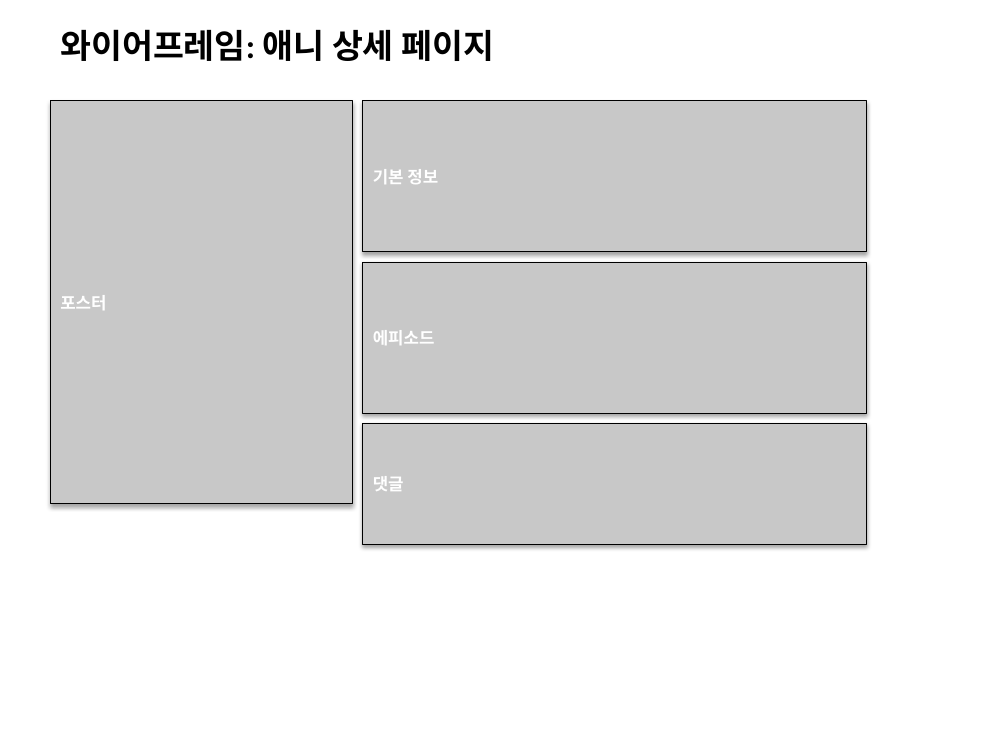
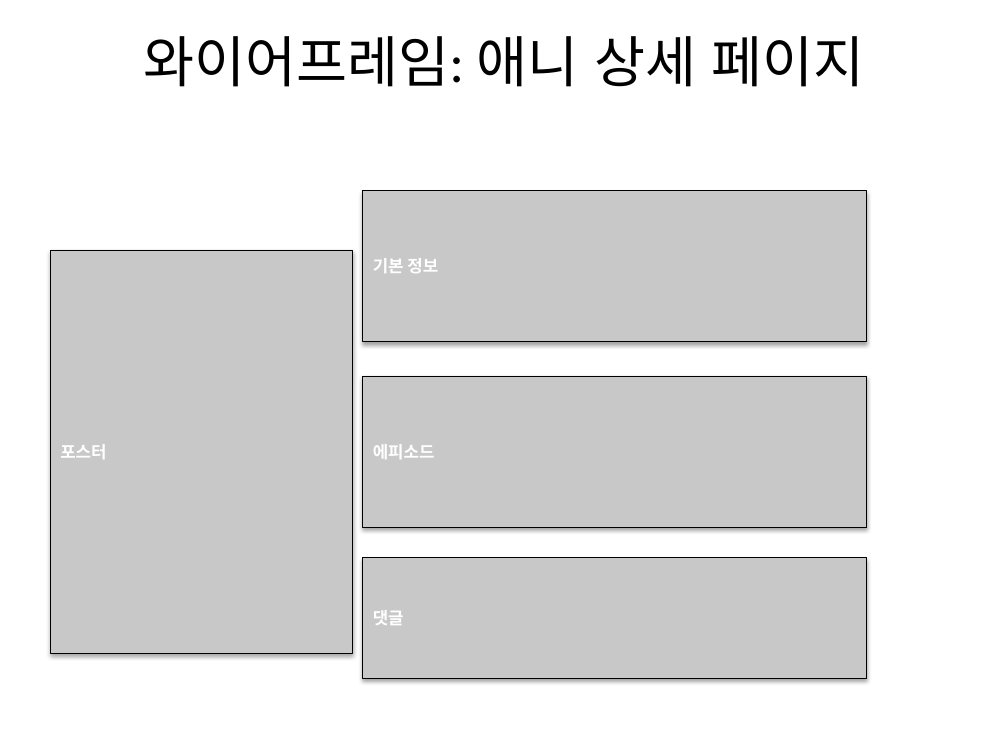
Before and after one commit to woghdqkr/resume, a slide deck: slide 8 of Screen Design.pptx (slide 9 before the commit). Drawn at 1008x756 pixels with LibreOffice and Linux fonts; fonts in the diff are those of the drawing. Boxes give left, top, right and bottom in pixels: in the first picture for what was removed or moved away, otherwise in the second. Text is boxed around its words. In the diff, an @@ line names an element or a change of style, - is before the commit and + after.

```diff
--- a/Screen Design.pptx
+++ b/Screen Design.pptx
@@ title "와이어프레임: 애니 상세 페이지": place and size @@
-title "와이어프레임: 애니 상세 페이지" at (60, 29, 495, 61)
+title "와이어프레임: 애니 상세 페이지" at (143, 36, 865, 87)
@@ title "와이어프레임: 애니 상세 페이지" at (143, 36, 865, 87): size 24 to 39.6 pt, bold off; alignment left to centre; vertical alignment top to middle @@
@@ rectangle "기본 정보": place and size @@
-rectangle "기본 정보" at (363, 101, 867, 252)
+rectangle "기본 정보" at (363, 191, 867, 342)
@@ rectangle "포스터": place and size @@
-rectangle "포스터" at (50, 101, 353, 504)
+rectangle "포스터" at (50, 250, 353, 653)
@@ rectangle "에피소드": place and size @@
-rectangle "에피소드" at (363, 262, 867, 413)
+rectangle "에피소드" at (363, 376, 867, 527)
@@ rectangle "댓글": place and size @@
-rectangle "댓글" at (363, 423, 867, 544)
+rectangle "댓글" at (363, 557, 867, 678)
```
Also in this commit, not shown: 3 other slides changed.
